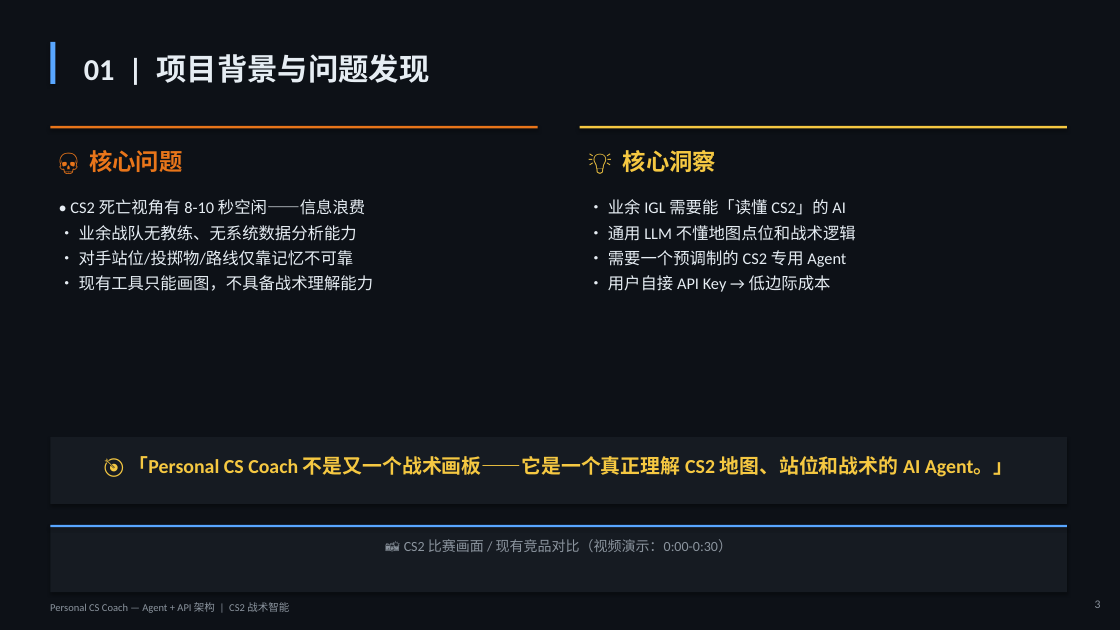
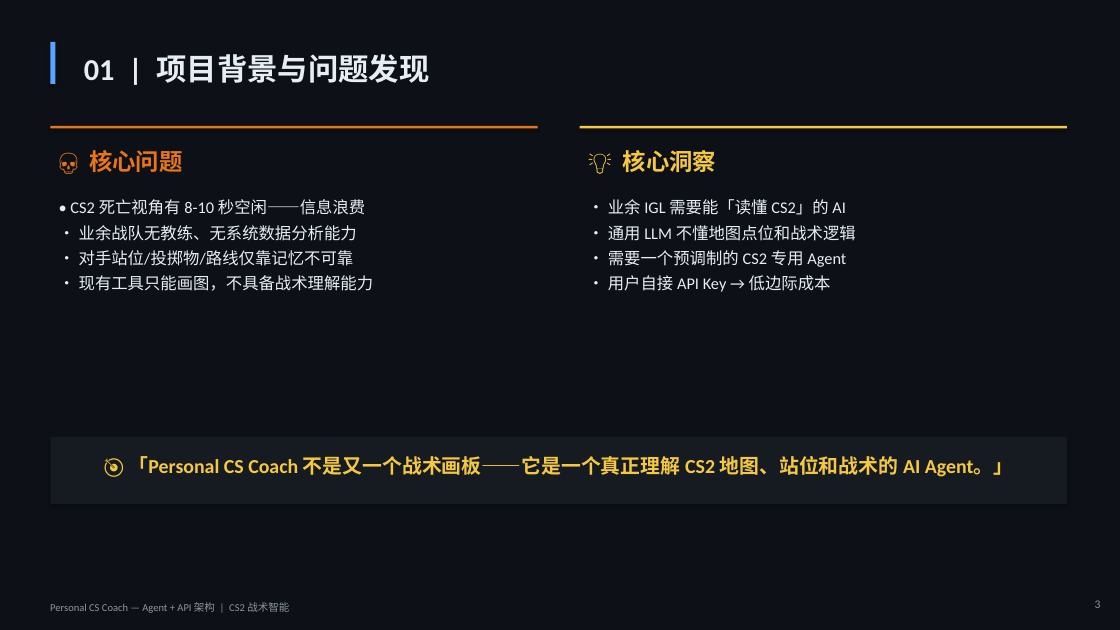
Before and after one commit to S1nnerfps/-, a slide deck: slide 4 of Personal_CS_Coach_答辩PPT.pptx. Drawn at 1120x630 pixels with LibreOffice and Linux fonts; fonts in the diff are those of the drawing. Boxes give left, top, right and bottom in pixels: in the first picture for what was removed or moved away, otherwise in the second. Text is boxed around its words. In the diff, an @@ line names an element or a change of style, - is before the commit and + after.

```diff
--- a/Personal_CS_Coach_答辩PPT.pptx
+++ b/Personal_CS_Coach_答辩PPT.pptx
@@ rectangle removed at (50,525,1067,592) @@
@@ rectangle removed at (50,525,1067,528) @@
@@ text removed at (404,539,732,552) @@
-📸 CS2 比赛画面 / 现有竞品对比（视频演示：0:00-0:30）
```
Also in this commit, not shown: 1 other slide changed, 3 other files.
